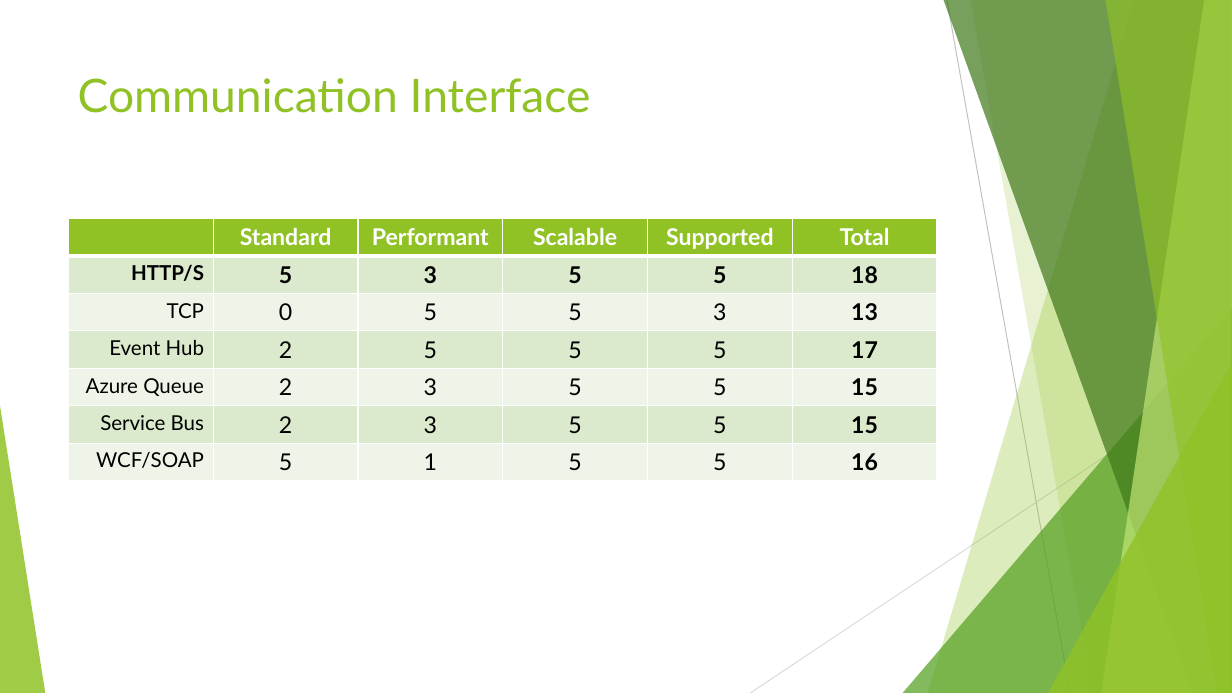
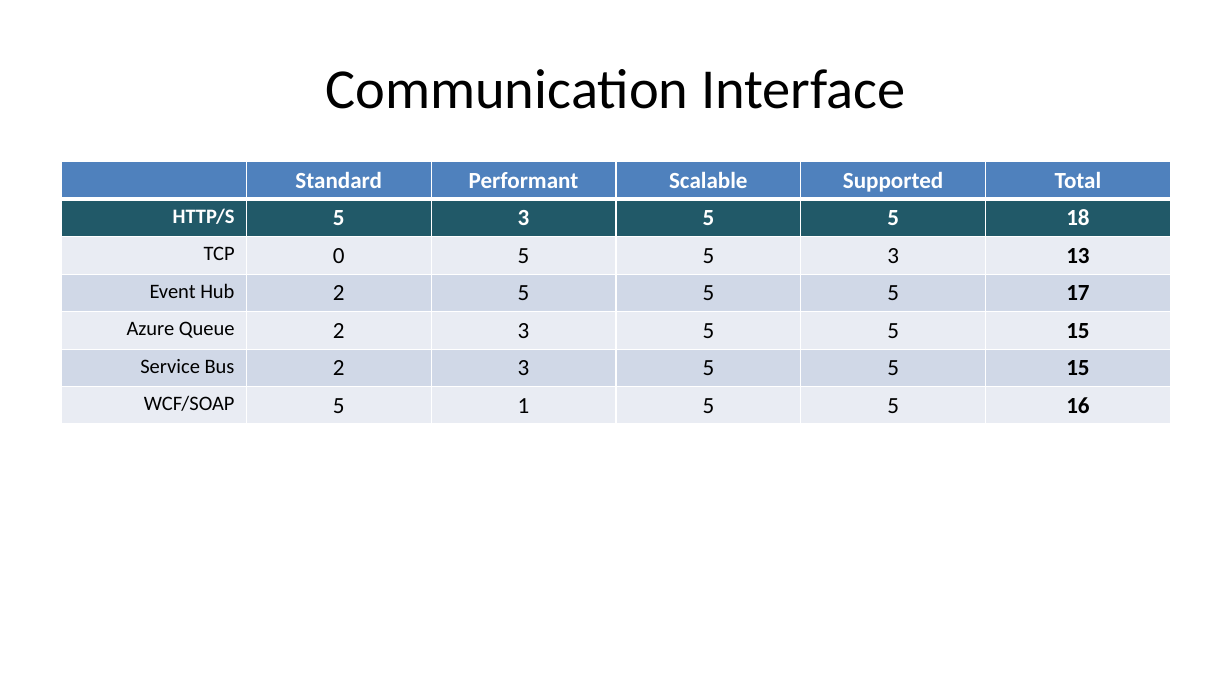
Before and after one commit to iskandersierra/DevSharp, a slide deck: slide 16 of Docs/Distributed Architecture.pptx (slide 3 before the commit). Drawn at 1232x693 pixels with LibreOffice and Linux fonts; fonts in the diff are those of the drawing. Boxes give left, top, right and bottom in pixels: in the first picture for what was removed or moved away, otherwise in the second. Text is boxed around its words. In the diff, an @@ line names an element or a change of style, - is before the commit and + after.

```diff
--- a/Docs/Distributed Architecture.pptx
+++ b/Docs/Distributed Architecture.pptx
@@ title "Communication Interface": place and size @@
-title "Communication Interface" at (78,78,591,113)
+title "Communication Interface" at (325,69,905,109)
@@ title "Communication Interface" at (325,69,905,109): size 36 to 44 pt, font Lato to Calibri, text colour #90C226 to #000000; alignment left to centre; vertical alignment top to middle @@
@@ table at (62,162,1171,424) @@
@@ fill #90C226 to #4F81BD in row 1 @@
@@ fill #DBE9CD to #215968 in row 2 @@
@@ fill #EEF4E8 to #E9EDF4 in 18 cells @@
@@ fill #DBE9CD to #D0D8E8 in 12 cells @@
@@ font Lato to Calibri @@
@@ text colour #000000 to #FFFFFF in "HTTP/S", "5", "3", "5" and 2 more places @@
@@ table: place and size @@
-table at (68,218,939,481)
+table at (62,162,1171,424)
@@ group removed at (0,0,1232,693): 5 freeform shapes, 3 triangles, 2 lines @@
```
Also in this commit, not shown: 1 other slide changed, 14 slides added, 2 slides removed, 10 other files.
